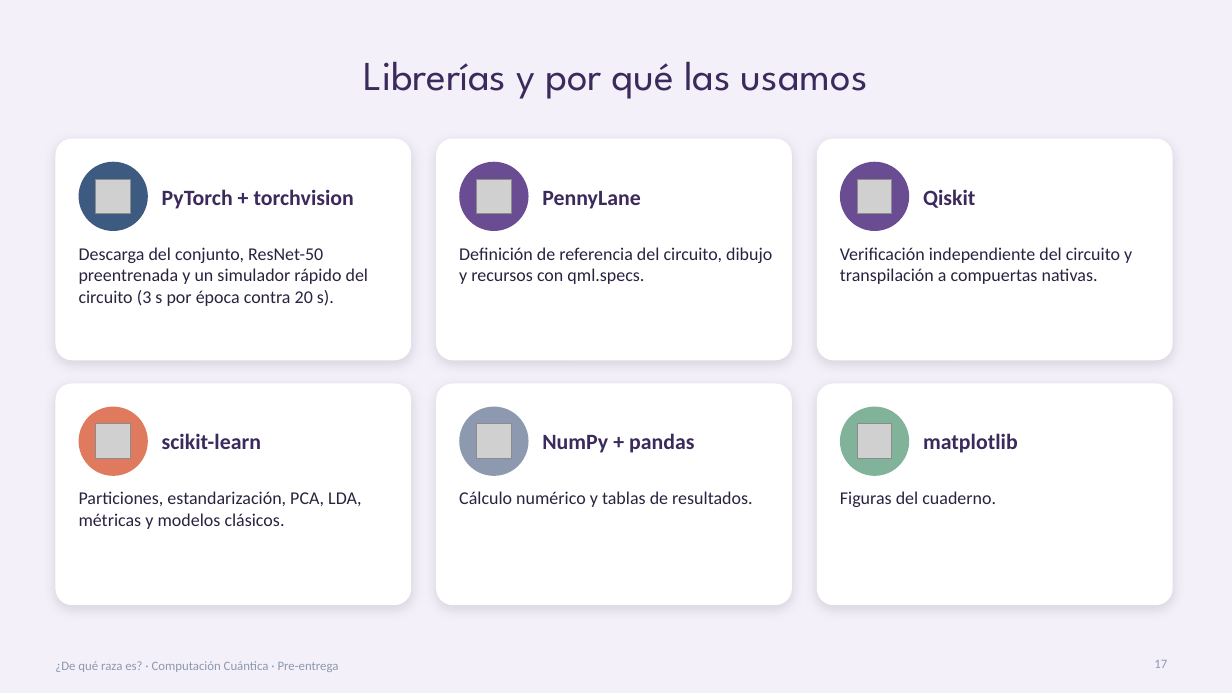
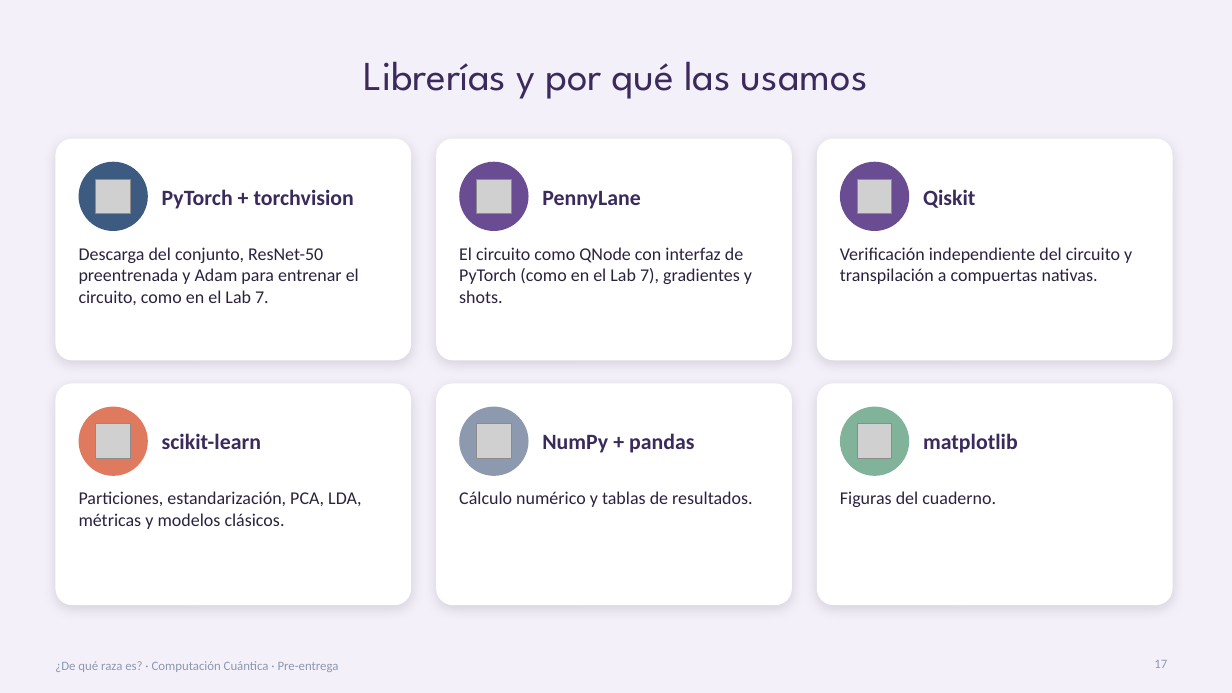
Before and after one commit to KarlaRoChi/Proyecto-FInal-Compu-Cuantica, a slide deck: slide 17 of Presentacion/Presentacion_Preentrega.pptx. Drawn at 1232x693 pixels with LibreOffice and Linux fonts; fonts in the diff are those of the drawing; grey boxes stand for pictures. Boxes give left, top, right and bottom in pixels: in the first picture for what was removed or moved away, otherwise in the second. Text is boxed around its words. In the diff, an @@ line names an element or a change of style, - is before the commit and + after.

Commit message:
Correcciones menores para usar otros métodos ya vistos en clase

```diff
--- a/Presentacion/Presentacion_Preentrega.pptx
+++ b/Presentacion/Presentacion_Preentrega.pptx
@@ text at (79,247,359,305): text changed @@
-Descarga del conjunto, ResNet-50 preentrenada y un simulador rápido del circuito (3 s por época contra 20 s).
+Descarga del conjunto, ResNet-50 preentrenada y Adam para entrenar el circuito, como en el Lab 7.
@@ text at (459,247,752,303): text changed @@
-Definición de referencia del circuito, dibujo y recursos con qml.specs.
+El circuito como QNode con interfaz de PyTorch (como en el Lab 7), gradientes y shots.
```
Also in this commit, not shown: 12 other slides changed, 8 other files.
